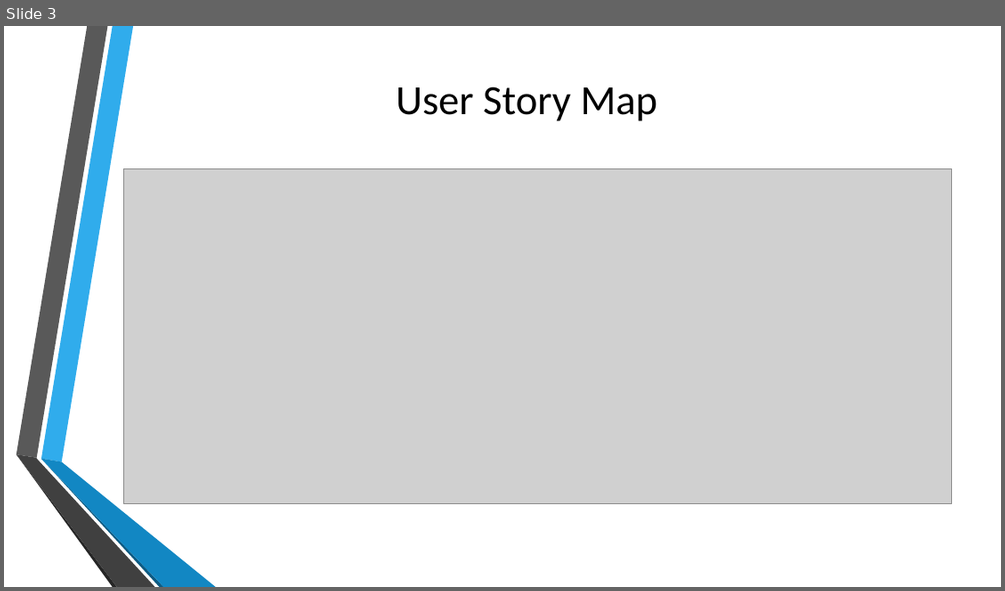
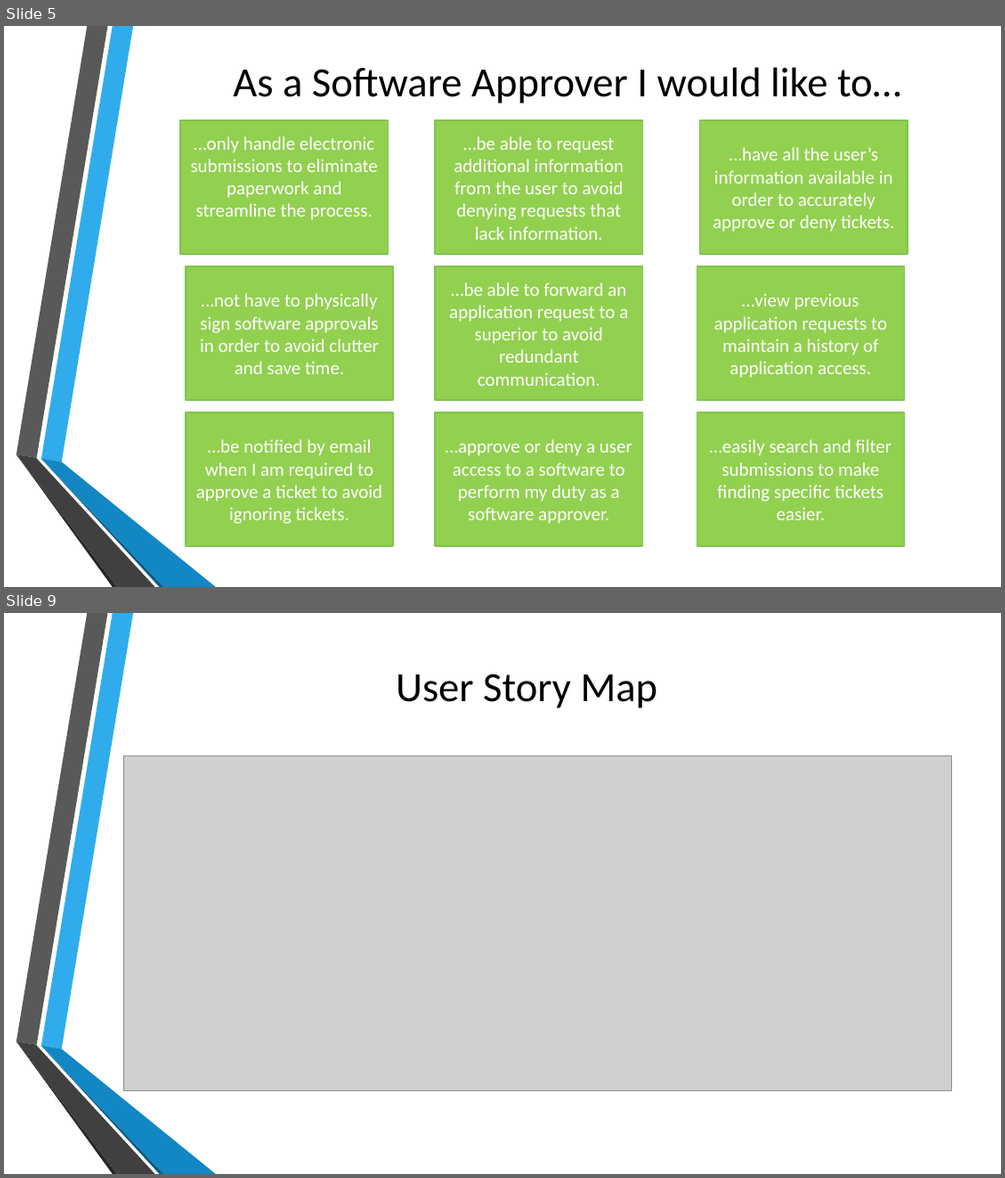
Before and after one commit to QuinnBast/ENSE-470-Project, a slide deck: Milestone 3/Milestone3.pptx. Shown one above the other, each under a label of ours: slide 3 before the commit, slides 5 and 9 after it; the slides between them are not shown. The pictures are 1005x591 and 1005x1178 pixels, drawn with LibreOffice and Linux fonts; fonts in the diff are those of the drawing; grey boxes stand for pictures; background and template pictures are left out. Boxes give left, top, right and bottom in pixels: in the first picture for what was removed or moved away, otherwise in the second. Text is boxed around its words. In the diff, an @@ line names an element or a change of style, - is before the commit and + after.

Commit message:
*Update to Powerpoint *Added SoftwareApprover example *Provided templates for User and HELL IT Staff maps

```diff
--- a/Milestone 3/Milestone3.pptx
+++ b/Milestone 3/Milestone3.pptx
@@ slide 5 added at bbox=[4, 26, 1001, 587], background picture (left out); not listed: 6 template elements that a slide beside it also shows @@
@@ title added at bbox=[233, 67, 901, 103], 40 pt, text #000000 @@
+As a Software Approver I would like to…
@@ rectangle added at bbox=[180, 120, 388, 254], fill #92D050, outline #80C34F 1.25 pt, 18 pt, text #FFFFFF @@
+…only handle electronic submissions to eliminate paperwork and streamline the process.
@@ rectangle added at bbox=[435, 120, 643, 254], fill #92D050, outline #80C34F 1.25 pt, 18 pt, text #FFFFFF @@
+…be able to request additional information from the user to avoid denying requests that lack information.
@@ rectangle added at bbox=[700, 120, 908, 254], fill #92D050, outline #80C34F 1.25 pt, 18 pt, text #FFFFFF @@
+…have all the user’s information available in order to accurately approve or deny tickets.
@@ rectangle added at bbox=[186, 267, 394, 401], fill #92D050, outline #80C34F 1.25 pt, 18 pt, text #FFFFFF @@
+…not have to physically sign software approvals in order to avoid clutter and save time.
@@ rectangle added at bbox=[435, 267, 643, 401], fill #92D050, outline #80C34F 1.25 pt, 18 pt, text #FFFFFF @@
+…be able to forward an application request to a superior to avoid redundant communication.
@@ rectangle added at bbox=[697, 267, 905, 401], fill #92D050, outline #80C34F 1.25 pt, 18 pt, text #FFFFFF @@
+…view previous application requests to maintain a history of application access.
@@ rectangle added at bbox=[186, 412, 394, 547], fill #92D050, outline #80C34F 1.25 pt, 18 pt, text #FFFFFF @@
+…be notified by email when I am required to approve a ticket to avoid ignoring tickets.
@@ rectangle added at bbox=[435, 412, 643, 547], fill #92D050, outline #80C34F 1.25 pt, 18 pt, text #FFFFFF @@
+…approve or deny a user access to a software to perform my duty as a software approver.
@@ rectangle added at bbox=[697, 412, 905, 547], fill #92D050, outline #80C34F 1.25 pt, 18 pt, text #FFFFFF @@
+…easily search and filter submissions to make finding specific tickets easier.
@@ what was slide 3 is now slide 9 @@
```
Also in this commit, not shown: 5 other slides added, 6 other files.
